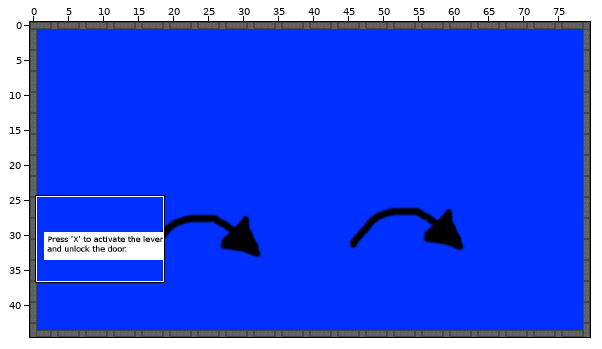
A Tiled map gets an edit: android/assets/levels/level3.tmx. Above, an overview of the earlier version with the close-up marked.
Close-up. Before the commit:
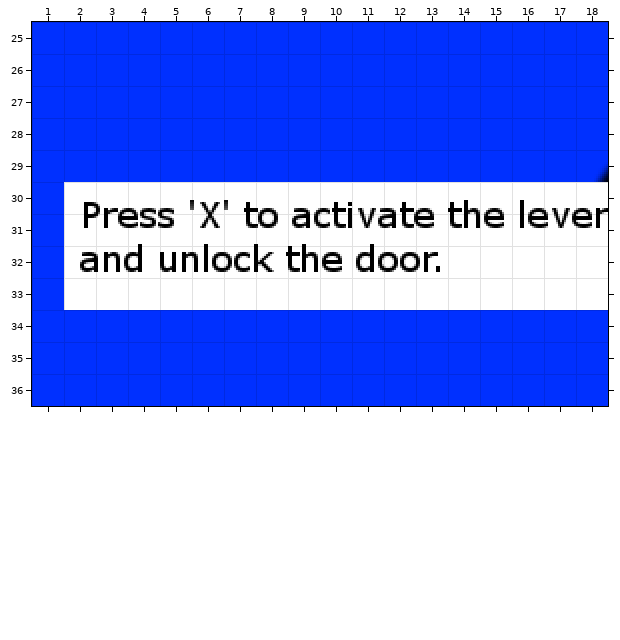
Cells are 16x16 px. Shown: x 1..18, y 25..36. The commit also changed other parts of the map, which this record leaves out.
After the commit:
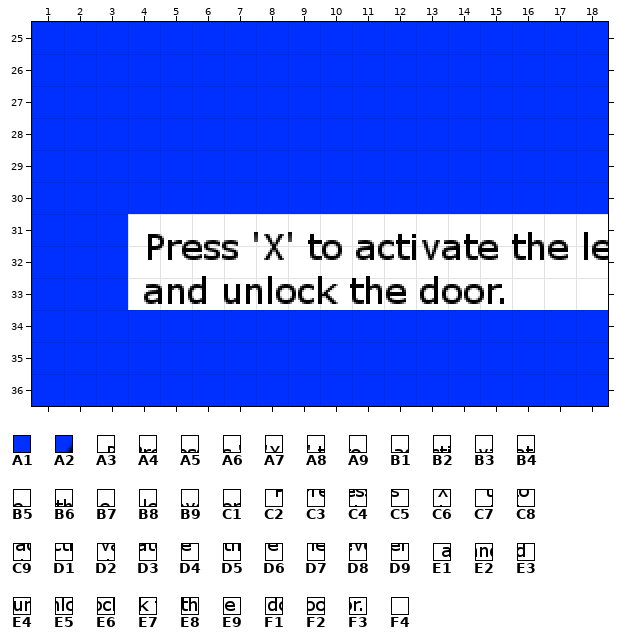
Key: from "arrow": A1 0, A2 83; from "lever": A3 0, A4 1, A5 2, A6 3, A7 4, A8 5, A9 6, B1 7, B2 8, B3 9, B4 10, B5 11, B6 12, B7 13, B8 14, B9 15, C1 16, C2 20, C3 21, C4 22, C5 23, C6 24, C7 25, C8 26, C9 27, D1 28, D2 29, D3 30, D4 31, D5 32, D6 33, D7 34, D8 35, D9 36, E1 40, E2 41, E3 42, E4 43, E5 44, E6 45, E7 46, E8 47, E9 48, F1 49, F2 50, F3 51, F4 52.
__ is an empty cell.
From old to new:
Layer "Tile Layer 1":
y 29: x 18 A2 -> A1
y 30: x 2..18 A3 A4 A5 A6 A7 A8 A9 B1 B2 B3 B4 B5 B6 B7 B8 B9 C1 -> A1 A1 A1 A1 A1 A1 A1 A1 A1 A1 A1 A1 A1 A1 A1 A1 A1
y 31: x 2..18 C2 C3 C4 C5 C6 C7 C8 C9 D1 D2 D3 D4 D5 D6 D7 D8 D9 -> A1 A1 A3 A4 A5 A6 A7 A8 A9 B1 B2 B3 B4 B5 B6 B7 B8
y 32: x 2..18 E1 E2 E3 E4 E5 E6 E7 E8 E9 F1 F2 F3 F4 F4 F4 F4 F4 -> A1 A1 C2 C3 C4 C5 C6 C7 C8 C9 D1 D2 D3 D4 D5 D6 D7
y 33: x 2..15 F4 F4 F4 F4 F4 F4 F4 F4 F4 F4 F4 F4 F4 F4 -> A1 A1 E1 E2 E3 E4 E5 E6 E7 E8 E9 F1 F2 F3
Boxes around the changes in both close-ups, in picture pixels (x1, y1, x2, y2):
changed: (64, 162, 608, 310)
